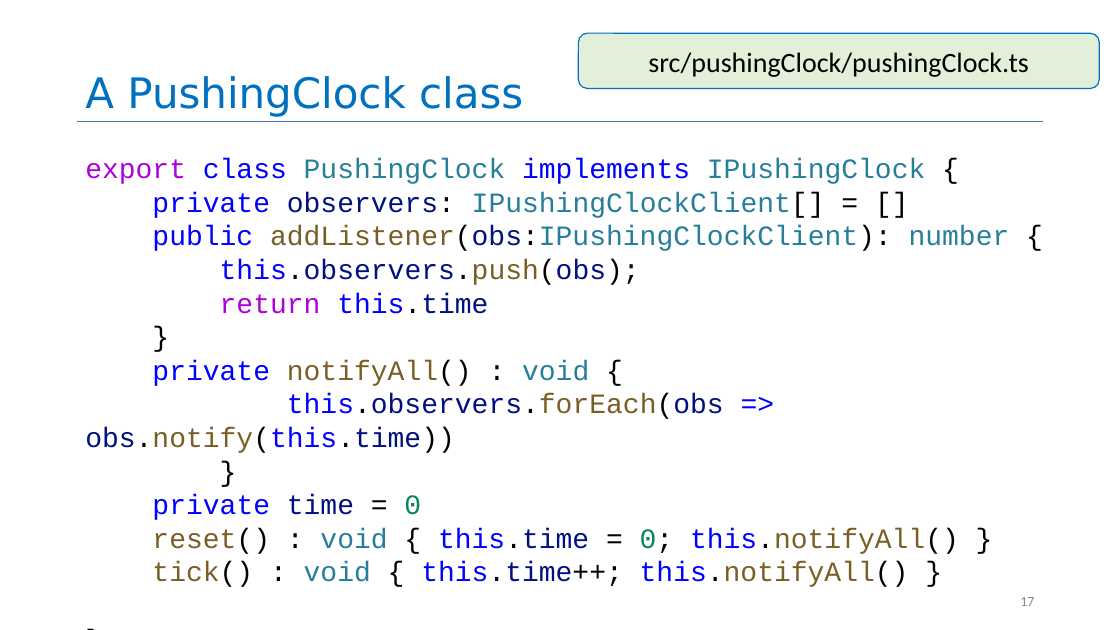
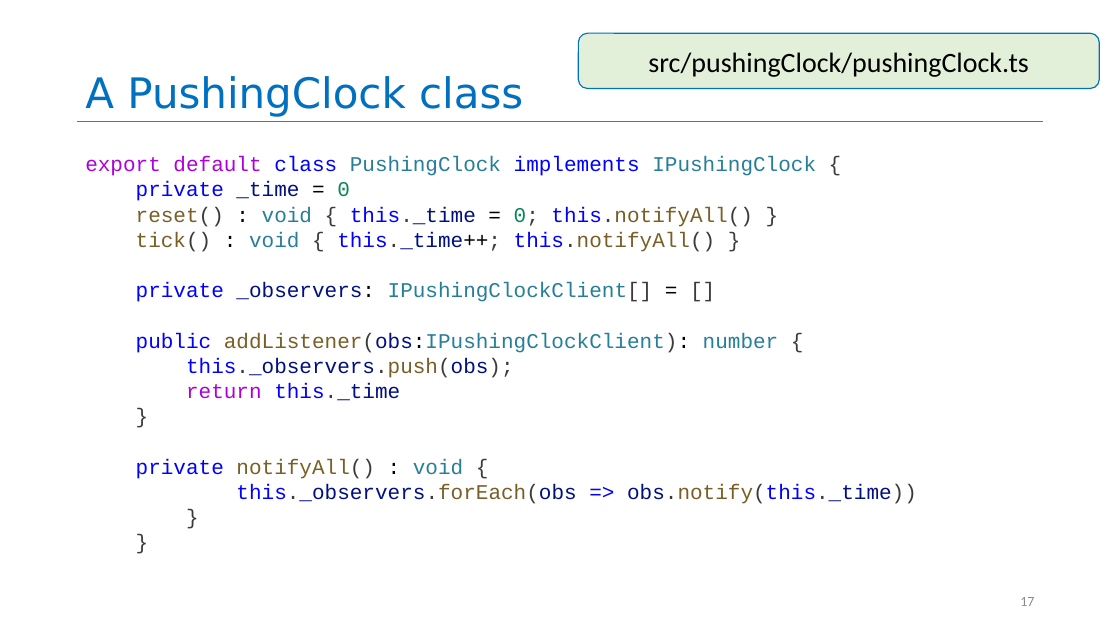
Before and after one commit to yashburshe/CS4530-Fall-2025, a slide deck: slide 17 of Slides/Module 05 Interaction-Level Design Patterns.pptx. Drawn at 1120x630 pixels with LibreOffice and Linux fonts; fonts in the diff are those of the drawing. Boxes give left, top, right and bottom in pixels: in the first picture for what was removed or moved away, otherwise in the second. Text is boxed around its words. In the diff, an @@ line names an element or a change of style, - is before the commit and + after.

```diff
--- a/Slides/Module 05 Interaction-Level Design Patterns.pptx
+++ b/Slides/Module 05 Interaction-Level Design Patterns.pptx
@@ text at bbox=[85, 156, 917, 504]: paragraph added @@
+}
@@ text "export default class PushingClock implements ..." at bbox=[85, 156, 917, 504]: size 24 to 18 pt, text colour #000000 to #3B3B3B in "}", "}" @@
@@ text at bbox=[85, 156, 816, 401]: text changed; size 24 to 18 pt @@
-export class PushingClock implements IPushingClock {
-private observers: IPushingClockClient[] = []
-public addListener(obs:IPushingClockClient): number {
-this.observers.push(obs);
-return this.time
-}
-private notifyAll() : void {
-this.observers.forEach(obs => obs.notify(this.time))
+export default class PushingClock implements IPushingClock {
+private _time = 0
+reset() : void { this._time = 0; this.notifyAll() }
+tick() : void { this._time++; this.notifyAll() }
+private _observers: IPushingClockClient[] = []
+public addListener(obs:IPushingClockClient): number {
+this._observers.push(obs);
+return this._time
@@ text at bbox=[136, 459, 917, 504]: text changed; size 24 to 18 pt @@
-private time = 0
-reset() : void { this.time = 0; this.notifyAll() }
-tick() : void { this.time++; this.notifyAll() }
+private notifyAll() : void {
+this._observers.forEach(obs => obs.notify(this._time))
```
Also in this commit, not shown: 14 other slides changed, 2 slides added, 1 other file.
